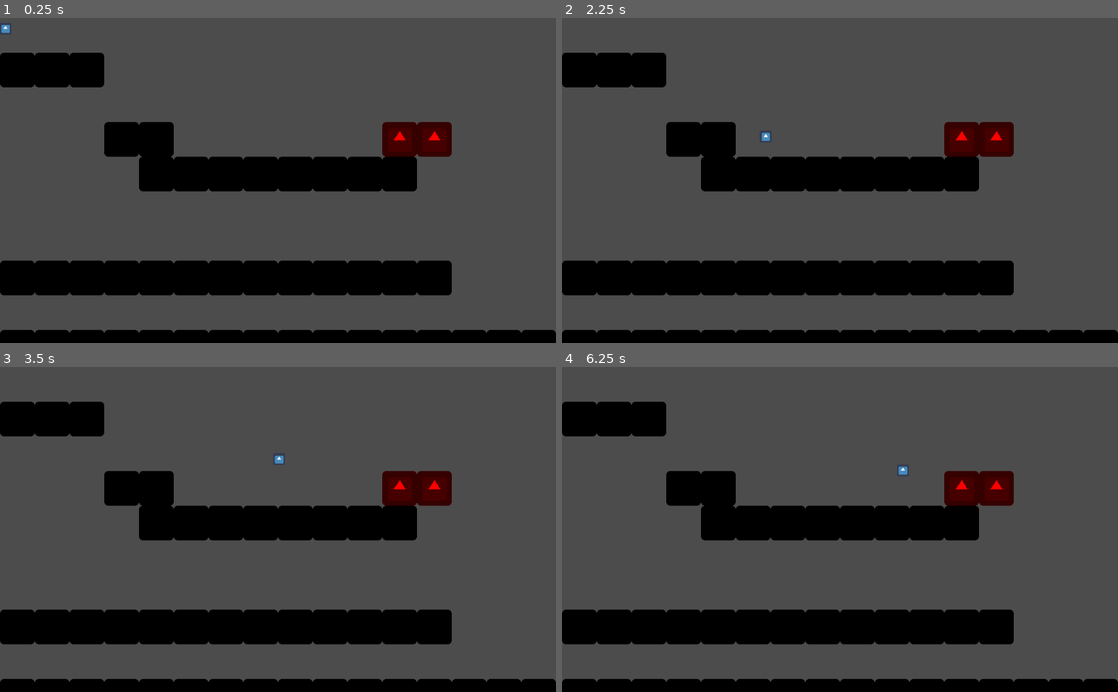
Above: before the commit, frames 1-4 (two rows, left to right).
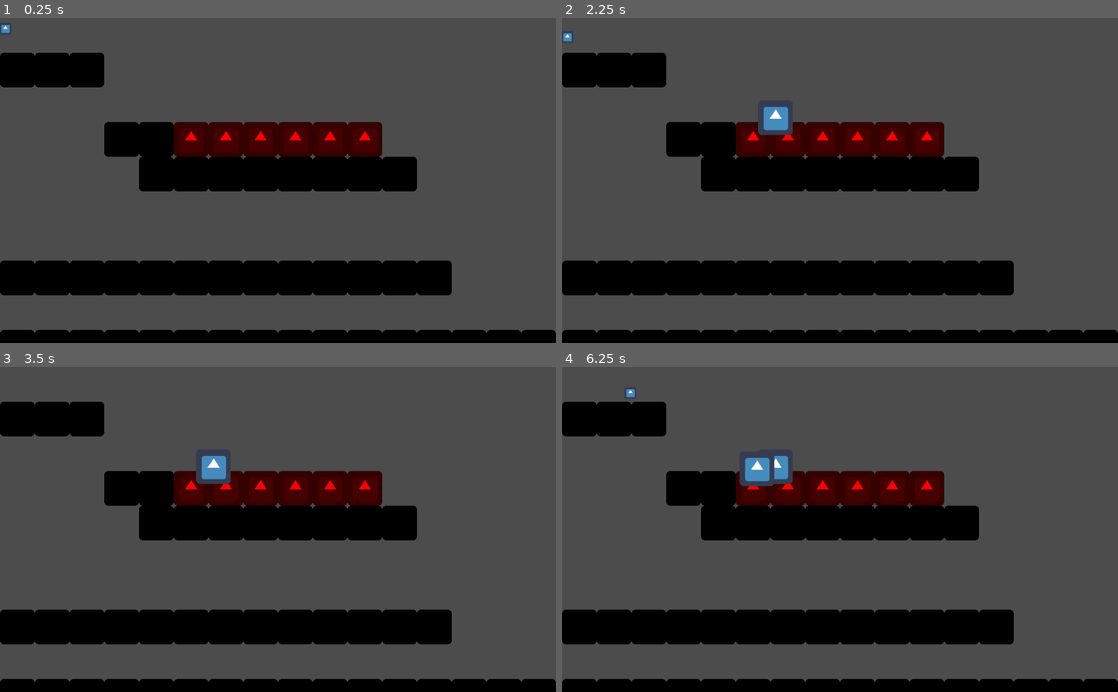
Above: after the commit, the same moments.

Repository: SomeSortOfSam/MeatballMayhem
Game: Godot game, scene res://Level.tscn
The game is run twice, just before and just after one commit, with the same random seed, the same clock (stepped at 60 frames per second) and the same inputs. The engine's default icon, where the game draws it, is replaced by a stand-in: a white triangle on a blue panel in a dark square.
Inputs:
- Up to frame 1 (0.25 s): no input
- Up to frame 2 (2.25 s): hold Right (ui_right) 0.53-2.03 s; tap Up (ui_up) at 0.77, 1.52 s; tap Enter at 1.25 s; hold Left (ui_left) from 2.03 s (still down)
- Up to frame 3 (3.5 s): tap Space at 2.75 s; release Left (ui_left) at 2.78 s; hold Right (ui_right) from 2.78 s (still down); tap Up (ui_up) at 3.02 s
- Up to frame 4 (6.25 s): tap Up (ui_up) at 3.77, 4.52, 6.02 s; release Right (ui_right) at 4.28 s; hold Left (ui_left) 4.28-5.03 s; hold Right (ui_right) 5.03-5.78 s; hold Left (ui_left) from 5.78 s (still down)

The runs differ from the first frame. In frame 1, 5.3% of the frame differs, in the area x 31-82%, y 32-43%; in frame 2, 5.4%; in frame 3, 5.4%; in frame 4, 5.5%, in the area x 11-82%, y 6-43%.

Commit message:
DeadMeat
It died

Diff:
--- /dev/null
+++ b/DeadMeat.tscn
@@ -0,0 +1,14 @@
+[gd_scene load_steps=3 format=2]
+
+[ext_resource path="res://icon.png" type="Texture" id=1]
+
+[sub_resource type="RectangleShape2D" id=1]
+extents = Vector2( 24, 24 )
+
+[node name="StaticBody2D" type="StaticBody2D"]
+
+[node name="Sprite" type="Sprite" parent="."]
+texture = ExtResource( 1 )
+
+[node name="CollisionShape2D" type="CollisionShape2D" parent="."]
+shape = SubResource( 1 )
--- a/Level.tscn
+++ b/Level.tscn
@@ -1,14 +1,12 @@
-[gd_scene load_steps=6 format=2]
+[gd_scene load_steps=7 format=2]
 
 [ext_resource path="res://Meatball.tscn" type="PackedScene" id=1]
 [ext_resource path="res://icon.png" type="Texture" id=2]
 
-[sub_resource type="ConvexPolygonShape2D" id=1]
+[sub_resource type="ConvexPolygonShape2D" id=3]
 points = PoolVector2Array( 0, 0, 64, 0, 64, 64, 0, 64 )
 
-[sub_resource type="GDScript" id=3]
-
-[sub_resource type="TileSet" id=2]
+[sub_resource type="TileSet" id=1]
 0/name = "Wall"
 0/texture = ExtResource( 2 )
 0/tex_offset = Vector2( 0, 0 )
@@ -19,32 +17,43 @@
 0/navigation_offset = Vector2( 0, 0 )
 0/shape_offset = Vector2( 0, 0 )
 0/shape_transform = Transform2D( 1, 0, 0, 1, 0, 0 )
-0/shape = SubResource( 1 )
+0/shape = SubResource( 3 )
 0/shape_one_way = false
 0/shape_one_way_margin = 1.0
 0/shapes = [ {
 "autotile_coord": Vector2( 0, 0 ),
 "one_way": false,
 "one_way_margin": 1.0,
-"shape": SubResource( 1 ),
+"shape": SubResource( 3 ),
 "shape_transform": Transform2D( 1, 0, 0, 1, 0, 0 )
 } ]
 0/z_index = 0
-1/name = "Spike"
-1/texture = ExtResource( 2 )
-1/tex_offset = Vector2( 0, 0 )
-1/modulate = Color( 1, 0, 0, 1 )
-1/region = Rect2( 0, 0, 64, 64 )
-1/tile_mode = 0
-1/occluder_offset = Vector2( 0, 0 )
-1/navigation_offset = Vector2( 0, 0 )
-1/shape_offset = Vector2( 0, 0 )
-1/shape_transform = Transform2D( 1, 0, 0, 1, 0, 0 )
-1/shape_one_way = false
-1/shape_one_way_margin = 0.0
-1/shapes = [  ]
-1/z_index = 0
-script = SubResource( 3 )
+
+[sub_resource type="ConvexPolygonShape2D" id=4]
+points = PoolVector2Array( 0, 0, 64, 0, 64, 64, 0, 64 )
+
+[sub_resource type="TileSet" id=2]
+0/name = "icon.png 0"
+0/texture = ExtResource( 2 )
+0/tex_offset = Vector2( 0, 0 )
+0/modulate = Color( 1, 0, 0, 1 )
+0/region = Rect2( 0, 0, 64, 64 )
+0/tile_mode = 0
+0/occluder_offset = Vector2( 0, 0 )
+0/navigation_offset = Vector2( 0, 0 )
+0/shape_offset = Vector2( 0, 0 )
+0/shape_transform = Transform2D( 1, 0, 0, 1, 0, 0 )
+0/shape = SubResource( 4 )
+0/shape_one_way = false
+0/shape_one_way_margin = 1.0
+0/shapes = [ {
+"autotile_coord": Vector2( 0, 0 ),
+"one_way": false,
+"one_way_margin": 1.0,
+"shape": SubResource( 4 ),
+"shape_transform": Transform2D( 1, 0, 0, 1, 0, 0 )
+} ]
+0/z_index = 0
 
 [node name="Node2D" type="Node2D"]
 
@@ -52,12 +61,19 @@
 
 [node name="StaticBody2D" type="StaticBody2D" parent="."]
 collision_layer = 2
-collision_mask = 0
+collision_mask = 7
 
 [node name="TileMap" type="TileMap" parent="StaticBody2D"]
-tile_set = SubResource( 2 )
+tile_set = SubResource( 1 )
 collision_use_parent = true
 collision_layer = 2
 collision_mask = 0
 format = 1
-tile_data = PoolIntArray( -65537, 0, 0, -131072, 0, 0, -1310 …(382 unchanged characters)… , 0, 0, 196611, 0, 0, 196612, 0, 0, 196619, 1, 0, 196620, 1, 0, 196624, 0, 0, 327679, 0, 0, 262148, 0, 0, 26 …(656 unchanged characters)…
+tile_data = PoolIntArray( -65537, 0, 0, -131072, 0, 0, -1310 …(382 unchanged characters)… , 0, 0, 196611, 0, 0, 196612, 0, 0, 196624, 0, 0, 327679, 0, 0, 262148, 0, 0, 26 …(656 unchanged characters)…
+
+[node name="HurtMap" type="TileMap" parent="."]
+tile_set = SubResource( 2 )
+collision_layer = 4
+collision_mask = 0
+format = 1
+tile_data = PoolIntArray( 196613, 0, 0, 196614, 0, 0, 196615, 0, 0, 196616, 0, 0, 196617, 0, 0, 196618, 0, 0 )
--- a/Meatball.gd
+++ b/Meatball.gd
@@ -1,4 +1,8 @@
 extends KinematicBody2D
+
+signal death
+
+onready var MeatBall = load("res://DeadMeat.tscn")
 
 export(float) var acceleration = 100
 export(float) var maxSpeed = 300
@@ -17,3 +21,10 @@
 	velocity += inputVector
 	velocity.x = lerp(clamp(velocity.x,-maxSpeed,maxSpeed),0,.1)
 	velocity = move_and_slide(velocity,Vector2.UP)
+
+func _on_HurtBox_body_entered(body):
+	var deadMeat = MeatBall.instance()
+	var main = get_tree().current_scene
+	main.add_child(deadMeat)
+	deadMeat.global_position = global_position
+	global_position = Vector2.ZERO
--- a/Meatball.tscn
+++ b/Meatball.tscn
@@ -1,12 +1,16 @@
-[gd_scene load_steps=4 format=2]
+[gd_scene load_steps=5 format=2]
 
 [ext_resource path="res://icon.png" type="Texture" id=1]
 [ext_resource path="res://Meatball.gd" type="Script" id=2]
 
-[sub_resource type="RectangleShape2D" id=1]
+[sub_resource type="CapsuleShape2D" id=3]
+height = 0.309563
+
+[sub_resource type="RectangleShape2D" id=2]
+extents = Vector2( 8, 8 )
 
 [node name="MeatBall" type="KinematicBody2D"]
-collision_mask = 6
+collision_mask = 2
 script = ExtResource( 2 )
 jumpHeight = 32.0
 
@@ -15,4 +19,14 @@
 texture = ExtResource( 1 )
 
 [node name="CollisionShape2D" type="CollisionShape2D" parent="."]
-shape = SubResource( 1 )
+shape = SubResource( 3 )
+
+[node name="HurtBox" type="Area2D" parent="."]
+collision_layer = 2147483648
+collision_mask = 4
+
+[node name="CollisionShape2D" type="CollisionShape2D" parent="HurtBox"]
+modulate = Color( 1, 0, 0, 1 )
+shape = SubResource( 2 )
+[connection signal="area_entered" from="HurtBox" to="." method="_on_HurtBox_area_entered"]
+[connection signal="body_entered" from="HurtBox" to="." method="_on_HurtBox_body_entered"]
